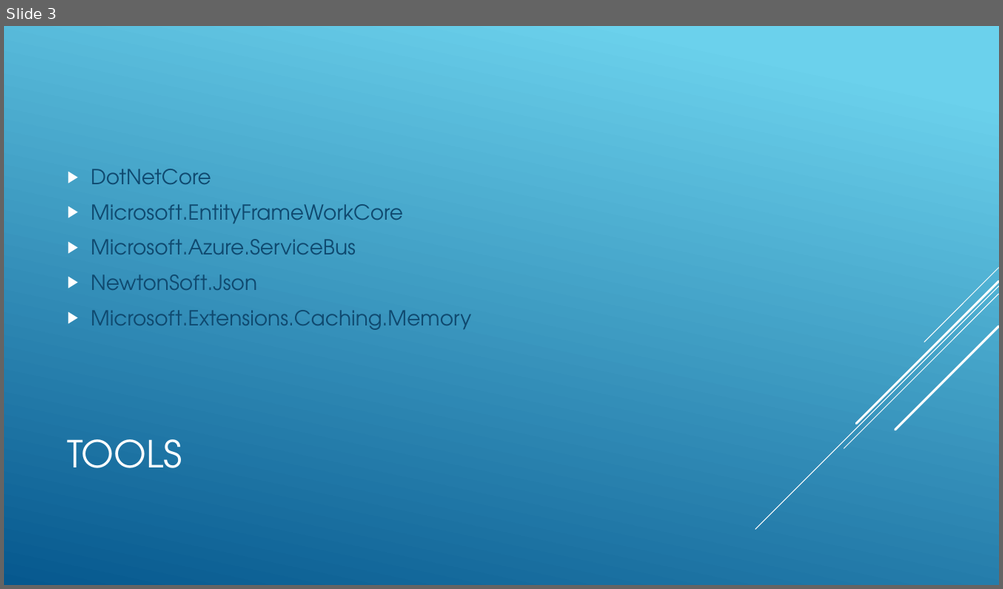
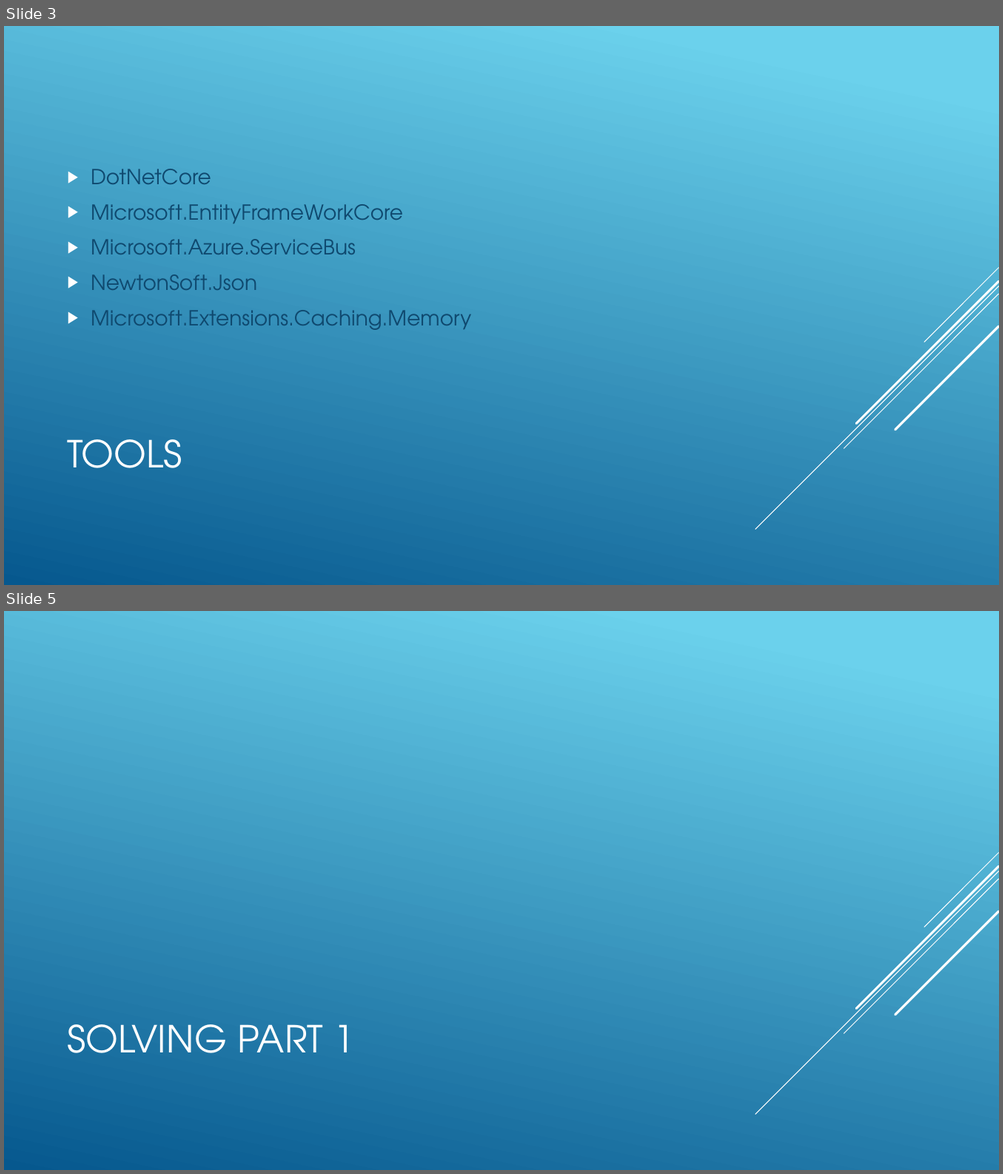
Before and after one commit to FTheron/LearningHub, a slide deck: LearningHubInReview.pptx. Shown one above the other, each under a label of ours: slide 3 before the commit, slides 3 and 5 after it; the slides between them are not shown. The pictures are 1003x589 and 1003x1174 pixels, drawn with LibreOffice and Linux fonts; fonts in the diff are those of the drawing. Boxes give left, top, right and bottom in pixels: in the first picture for what was removed or moved away, otherwise in the second. Text is boxed around its words. In the diff, an @@ line names an element or a change of style, - is before the commit and + after.

```diff
--- a/LearningHubInReview.pptx
+++ b/LearningHubInReview.pptx
@@ slide 5 added at (x1=4, y1=611, x2=999, y2=1170), background gradient #6ED2EB to #06588E; not listed: 5 template elements that a slide beside it also shows @@
@@ title added at (x1=68, y1=1025, x2=354, y2=1054), 36 pt, text #FFFFFF @@
+SOLVING PART 1
```
Also in this commit, not shown: 1 slide changed, 4 other slides added.
